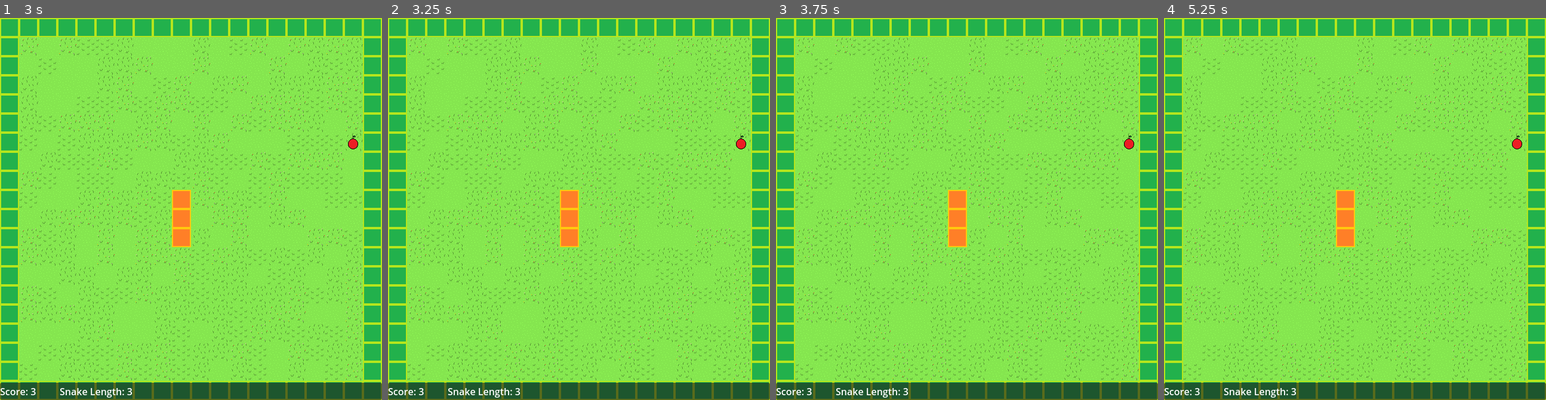
Above: before the commit, frames 1-4 (left to right).
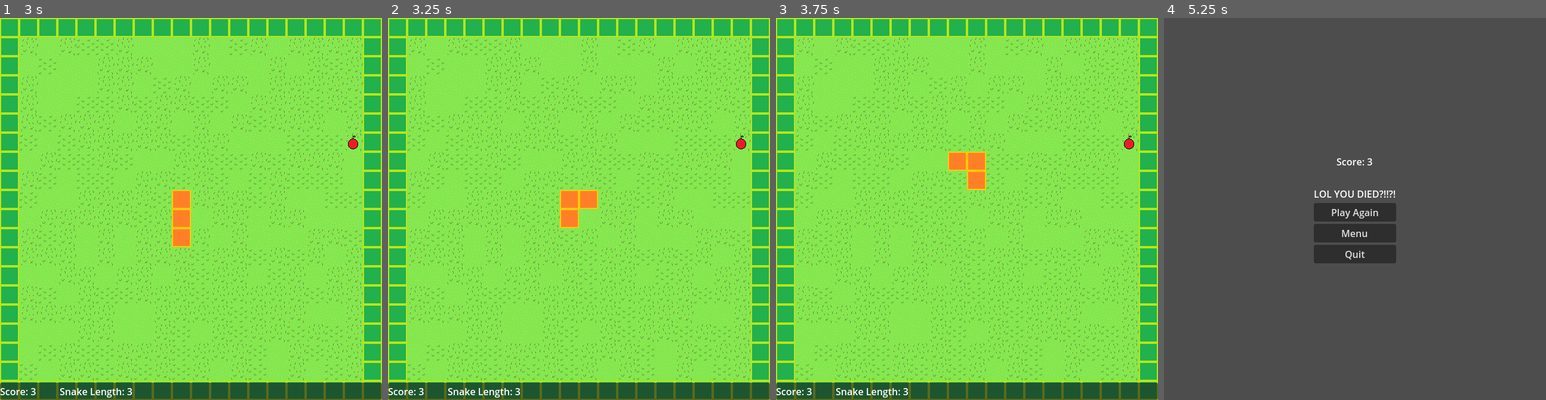
Above: after the commit, the same moments.

Repository: sethbabauta/snake-run
Game: Godot game, scene res://Scenes/adventure.tscn
Same seed, same stepped clock (60 frames per second), same inputs: the game is played once before the commit and once after it. This scene is started directly instead of the project's main scene.
Inputs:
- Up to frame 1 (3 s): tap Enter at 0.5, 2 s; hold D (turn_right) 0.53-1.28 s; hold Shift (drop_item) 0.53-1.28 s; tap Space (use_item) at 1.25, 1.35, 2.75, 2.85 s; hold S (turn_down) 1.28-2.03 s; hold D (turn_right) 2.03-2.78 s; hold Shift (drop_item) 2.03-2.78 s; hold W (turn_up) from 2.78 s (still down)
- Up to frame 2 (3.25 s): keep holding W (turn_up)
- Up to frame 3 (3.75 s): release W (turn_up) at 3.53 s; hold A (turn_left) from 3.53 s (still down); hold Shift (drop_item) from 3.53 s (still down)
- Up to frame 4 (5.25 s): release Shift (drop_item) at 4.28 s; tap Space (use_item) at 4.35 s; release A (turn_left) at 5.03 s; hold S (turn_down) from 5.03 s (still down); hold Shift (drop_item) from 5.03 s (still down)

Frame 1 is identical in both runs. In frame 2, 0.5% of the frame differs, in the area x 45-55%, y 45-60%; in frame 3, 1.5%; in frame 4, 100%, in the area x 0-100%, y 0-100%.

Commit message:
reformat gamemode scenes

Diff:
--- a/Scenes/adventure.tscn
+++ b/Scenes/adventure.tscn
@@ -4,13 +4,14 @@
 [ext_resource type="PackedScene" uid="uid://blk3nwgjh1k6k" path="res://Scenes/adventure_death_screen.tscn" id="2_2vmci"]
 [ext_resource type="PackedScene" uid="uid://wlhnyhesiauy" path="res://Scenes/follow_camera.tscn" id="4_1uxk5"]
 [ext_resource type="PackedScene" uid="uid://2esaq6uvofnq" path="res://Scenes/game_ui.tscn" id="4_gegtj"]
-[ext_resource type="PackedScene" uid="uid://c5alligti4vyt" path="res://Scenes/main.tscn" id="4_uci18"]
+[ext_resource type="PackedScene" uid="uid://b7ty05m56ksow" path="res://Scenes/main.tscn" id="4_uci18"]
 
 [node name="Adventure" type="Node"]
 script = ExtResource("1_h5vo3")
 adventure_death_screen = ExtResource("2_2vmci")
 
 [node name="GameUI" parent="." node_paths=PackedStringArray("main_node") instance=ExtResource("4_gegtj")]
+unique_name_in_owner = true
 main_node = NodePath("../Main")
 
 [node name="Main" parent="." node_paths=PackedStringArray("follow_camera", "gamemode_node") instance=ExtResource("4_uci18")]
--- a/Scenes/classic.tscn
+++ b/Scenes/classic.tscn
@@ -1,30 +1,25 @@
-[gd_scene load_steps=7 format=3 uid="uid://bung5knnx5cud"]
+[gd_scene load_steps=6 format=3 uid="uid://bung5knnx5cud"]
 
 [ext_resource type="Script" path="res://Scripts/classic.gd" id="1_rch0c"]
-[ext_resource type="Script" path="res://Scripts/main.gd" id="1_uov1u"]
 [ext_resource type="PackedScene" uid="uid://bbgwhsfyw5xdo" path="res://Scenes/classic_death_screen.tscn" id="2_6qh41"]
-[ext_resource type="PackedScene" uid="uid://cldb30o8i8473" path="res://Scenes/collision_query.tscn" id="2_rragb"]
-[ext_resource type="PackedScene" uid="uid://dc70xjui22ivx" path="res://Scenes/move_timer.tscn" id="3_p4ptm"]
 [ext_resource type="PackedScene" uid="uid://2esaq6uvofnq" path="res://Scenes/game_ui.tscn" id="3_t4vht"]
+[ext_resource type="PackedScene" uid="uid://b7ty05m56ksow" path="res://Scenes/main.tscn" id="4_f8r07"]
+[ext_resource type="PackedScene" uid="uid://wlhnyhesiauy" path="res://Scenes/follow_camera.tscn" id="5_c87cb"]
 
 [node name="Classic" type="Node"]
 script = ExtResource("1_rch0c")
 classic_death_screen = ExtResource("2_6qh41")
 
-[node name="Main" type="Node" parent="." node_paths=PackedStringArray("follow_camera", "gamemode_node")]
+[node name="GameUI" parent="." node_paths=PackedStringArray("main_node") instance=ExtResource("3_t4vht")]
 unique_name_in_owner = true
-script = ExtResource("1_uov1u")
-follow_camera = NodePath("../Camera2D")
+main_node = NodePath("../Main")
+
+[node name="Main" parent="." node_paths=PackedStringArray("follow_camera", "gamemode_node") instance=ExtResource("4_f8r07")]
+unique_name_in_owner = true
+follow_camera = NodePath("../FollowCamera")
 gamemode_node = NodePath("..")
 
-[node name="MoveTimer" parent="." instance=ExtResource("3_p4ptm")]
+[node name="FollowCamera" parent="." node_paths=PackedStringArray("main_node", "gamemode_node") instance=ExtResource("5_c87cb")]
 unique_name_in_owner = true
-autostart = false
-
-[node name="Camera2D" type="Camera2D" parent="."]
-position = Vector2(320, 320)
-
-[node name="CollisionQuery" parent="Camera2D" instance=ExtResource("2_rragb")]
-
-[node name="GameUI" parent="." node_paths=PackedStringArray("main_node") instance=ExtResource("3_t4vht")]
 main_node = NodePath("../Main")
+gamemode_node = NodePath("..")
--- a/Scenes/main.tscn
+++ b/Scenes/main.tscn
@@ -8,8 +8,11 @@
 
 [node name="MoveTimer" type="Timer" parent="."]
 unique_name_in_owner = true
+wait_time = 0.05
 script = ExtResource("2_qbs8a")
 
 [node name="Powerup1Timer" type="Timer" parent="."]
 unique_name_in_owner = true
 one_shot = true
+
+[connection signal="timeout" from="MoveTimer" to="MoveTimer" method="_on_timeout"]
--- a/Scenes/snakeo.tscn
+++ b/Scenes/snakeo.tscn
@@ -2,8 +2,8 @@
 
 [ext_resource type="Script" path="res://Scripts/snakeo.gd" id="1_by8yj"]
 [ext_resource type="PackedScene" uid="uid://bvb4k8h5376d2" path="res://Scenes/snakeo_death_screen.tscn" id="2_54pgv"]
-[ext_resource type="PackedScene" uid="uid://c5alligti4vyt" path="res://Scenes/main.tscn" id="4_csxen"]
-[ext_resource type="Script" path="res://Scripts/adventure_camera.gd" id="5_dr8pm"]
+[ext_resource type="PackedScene" uid="uid://b7ty05m56ksow" path="res://Scenes/main.tscn" id="4_csxen"]
+[ext_resource type="PackedScene" uid="uid://wlhnyhesiauy" path="res://Scenes/follow_camera.tscn" id="5_1xoox"]
 [ext_resource type="PackedScene" uid="uid://2esaq6uvofnq" path="res://Scenes/game_ui.tscn" id="5_m1c66"]
 
 [node name="Snakeo" type="Node"]
@@ -19,8 +19,7 @@
 follow_camera = NodePath("../FollowCamera")
 gamemode_node = NodePath("..")
 
-[node name="FollowCamera" type="Camera2D" parent="." node_paths=PackedStringArray("main_node", "gamemode_node")]
+[node name="FollowCamera" parent="." node_paths=PackedStringArray("main_node", "gamemode_node") instance=ExtResource("5_1xoox")]
 unique_name_in_owner = true
-script = ExtResource("5_dr8pm")
 main_node = NodePath("../Main")
 gamemode_node = NodePath("..")
--- a/Scripts/adventure_camera.gd
+++ b/Scripts/adventure_camera.gd
@@ -42,7 +42,7 @@
 	self.current_level = self.level_positions.keys()[closest_level_idx]
 
 
-func _on_game_start() -> void:
+func _on_game_start(gamemode_name: String) -> void:
 	player_head = main_node.get_closest_player_controlled(Vector2(0, 0))
 	snake_tail = player_head.components.get("SnakeBody").get_tail_game_object()
 
--- a/Scripts/classic.gd
+++ b/Scripts/classic.gd
@@ -5,7 +5,6 @@
 @export var classic_death_screen: PackedScene
 
 @onready var main_node: Main = %Main
-@onready var move_timer: MoveTimer = %MoveTimer
 
 
 func _ready():
@@ -18,7 +17,6 @@
 	main_node.spawn_and_place_object("Apple")
 	await get_tree().create_timer(2).timeout
 
-	move_timer.start()
 	EventBus.game_started.emit("Classic")
 
 
--- a/Scripts/game_ui.gd
+++ b/Scripts/game_ui.gd
@@ -42,8 +42,8 @@
 func _on_score_changed(new_score: int) -> void:
 	score_label.text = "Score: %d" % new_score
 
-	var snake_length: int = await main_node.get_snake_length()
-	snake_length_label.text = "Snake Length: " + str(snake_length)
+	#var snake_length: int = await main_node.get_snake_length()
+	#snake_length_label.text = "Snake Length: " + str(snake_length)
 
 
 func _on_settings_toggled() -> void:
Not shown: 1 places in Scenes/game_ui.tscn that only renumber resources
Not shown: 1 places in Scenes/main.tscn that only renumber resources
